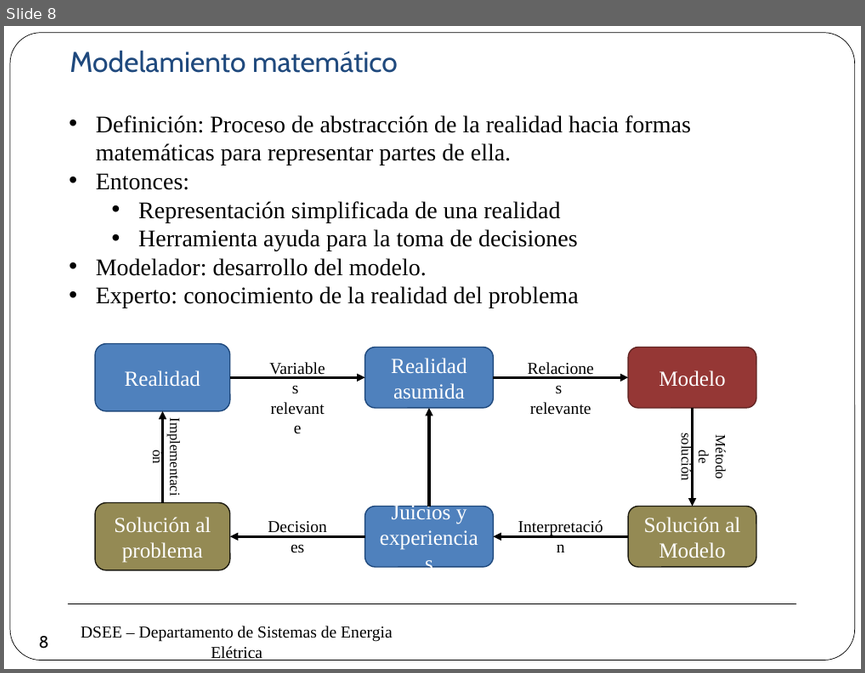
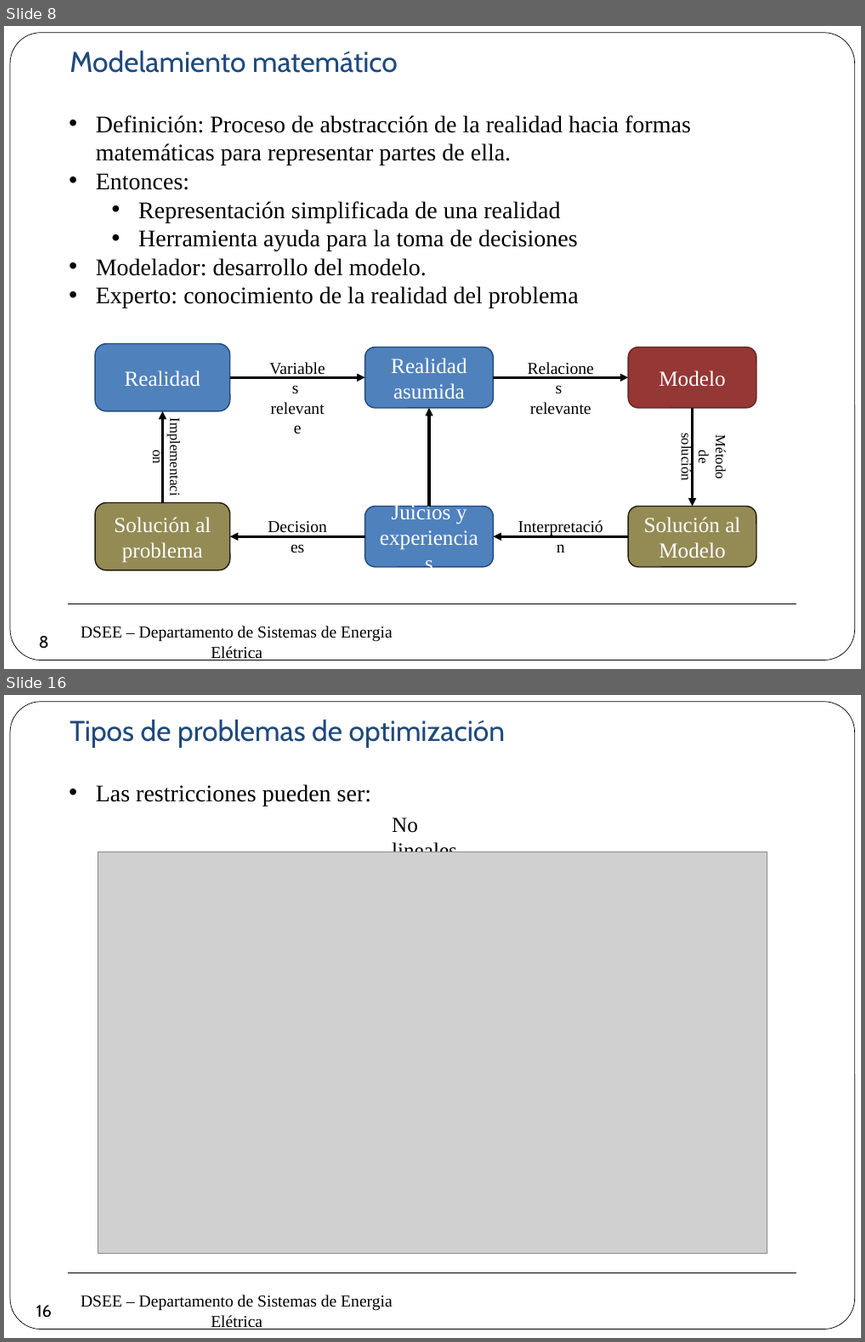
Before and after one commit to erikfilias/Power-Systems-Optimization-using-Julia-Language, a slide deck: 1. Lectures/Introducción a la Optimización aplicada a Sistemas de Energía Eléctrica/Dia 1/2. Modelamiento & Optimización.pptx. Shown one above the other, each under a label of ours: slide 8 before the commit, slides 8 and 16 after it; the slides between them are not shown. The pictures are 865x673 and 865x1342 pixels, drawn with LibreOffice and Linux fonts; fonts in the diff are those of the drawing; grey boxes stand for pictures; background and template pictures are left out. Boxes give left, top, right and bottom in pixels: in the first picture for what was removed or moved away, otherwise in the second. Text is boxed around its words. In the diff, an @@ line names an element or a change of style, - is before the commit and + after.

```diff
--- a/1. Lectures/Introducción a la Optimización aplicada a Sistemas de Energía Eléctrica/Dia 1/2. Modelamiento & Optimización.pptx
+++ b/1. Lectures/Introducción a la Optimización aplicada a Sistemas de Energía Eléctrica/Dia 1/2. Modelamiento & Optimización.pptx
@@ slide 16 added at box(4, 695, 861, 1338), background #FFFFFF; not listed: 3 template elements that a slide beside it also shows @@
@@ text added at box(69, 719, 506, 748), 24 pt, text #1F497D @@
+Tipos de problemas de optimización
@@ text added at box(96, 784, 371, 805), 20 pt, text #000000 @@
+• Las restricciones pueden ser:
@@ text added at box(392, 817, 457, 852), 18 pt, text #000000 @@
+No lineales
@@ picture added at box(98, 851, 766, 1253) @@
@@ page number added at box(28, 1294, 61, 1327), 14 pt, text #000000 @@
+16
```
Also in this commit, not shown: 1 slide changed, 10 other slides added.
